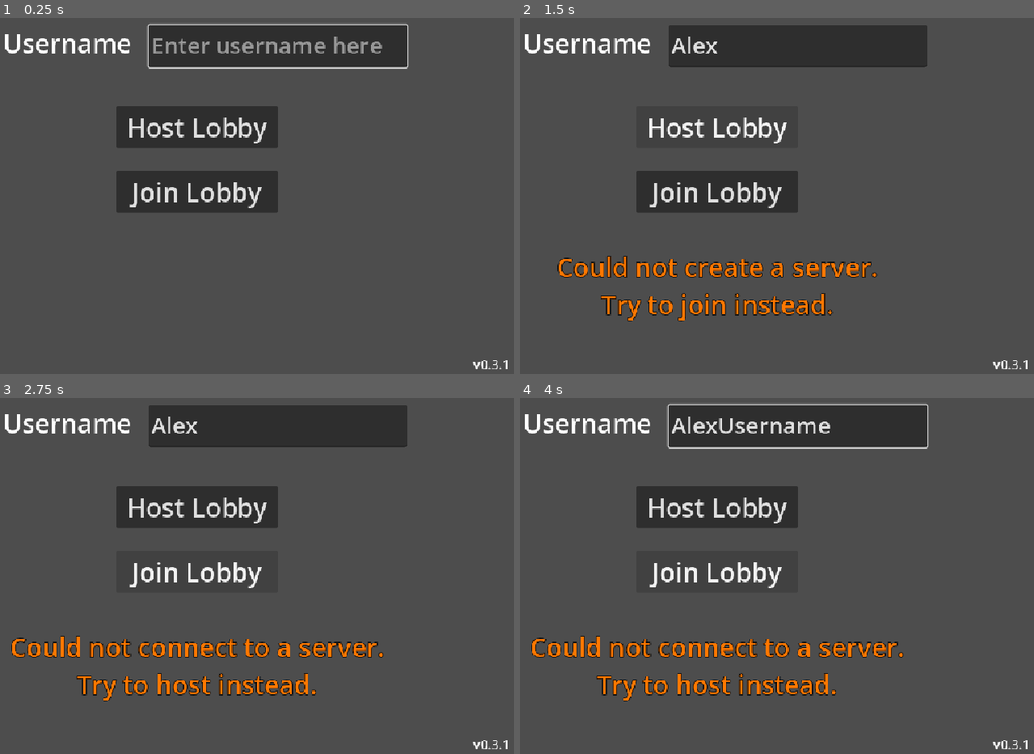
Above: before the commit, frames 1-4 (two rows, left to right).
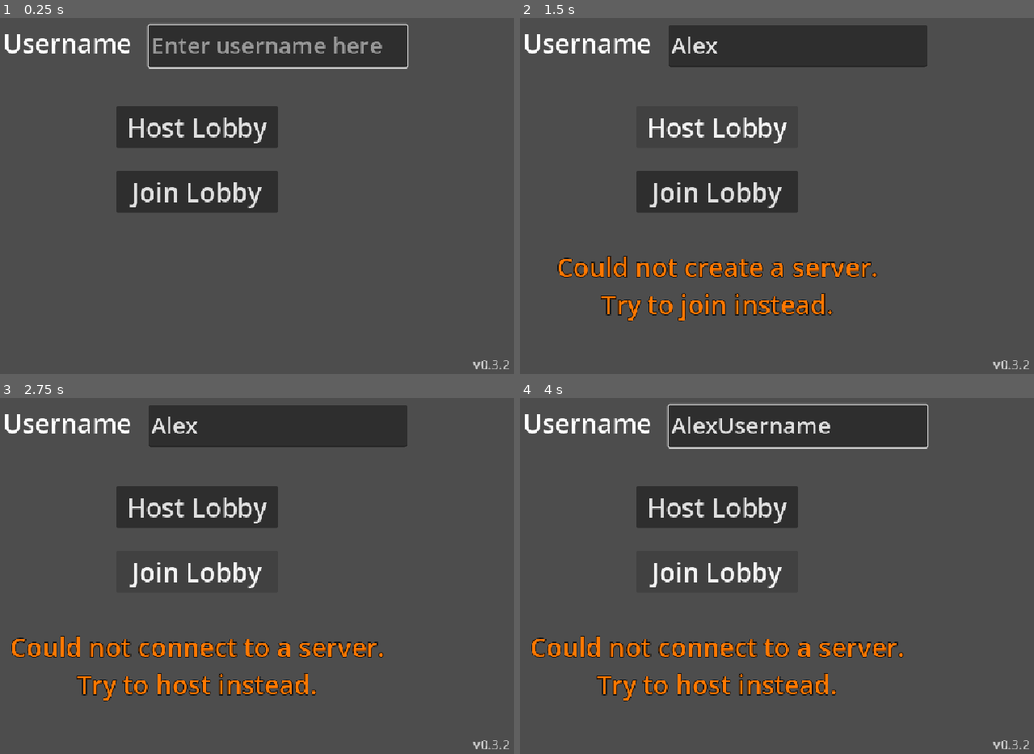
Above: after the commit, the same moments.

Repository: BilgiPasa/chat-app-in-godot
Game: Godot game, scene res://main_scene.tscn
Same seed, same stepped clock (60 frames per second), same inputs: the game is played once before the commit and once after it.
Inputs (mouse positions are in pixels of both pictures, inside the frame that each line leads up to):
- Up to frame 1 (0.25 s): no input
- Up to frame 2 (1.5 s): click (797, 46) at 0.52 s; type "Alex" at 0.6 s; click "Host Lobby" at 1.25 s
- Up to frame 3 (2.75 s): click "Join Lobby" at 2 s
- Up to frame 4 (4 s): hold Tab (tab) from 2.78 s (still down); type "Username" at 3.5 s

The runs differ from the first frame. In frame 1, less than 0.1% of the frame differs, in the area x 91-100%, y 96-99%; in frame 2, less than 0.1%; in frame 3, less than 0.1%; in frame 4, less than 0.1%.

Commit message:
Add and Fix some comments, Add "host or client" label, Change color of version label, Update to version 0.3.2

Diff:
--- a/main_scene.gd
+++ b/main_scene.gd
@@ -15,6 +15,7 @@
 @export var chat_text_edit: TextEdit
 @export var message_text_edit: TextEdit
 @export var send_button: Button
+@export var host_or_client_label: Label
 
 const PORT: int = 9999
 const TEXT_TIMERS_WAIT_SECONDS: float = 0.01
@@ -25,7 +26,7 @@
 const TRYING_TO_CONNECT_TEXT: String = "Trying to connect to the server."
 
 var dots_of_the_text: int = 1 # For the dots_timer
-var lobby_chat: String = "" # This variable is only used by the host.
+var lobby_chat: String = "" # This variable is used by only the host.
 var username: String
 var temp_str: String # For storing texts temporarily
 
@@ -93,6 +94,7 @@
 			return
 
 		multiplayer.multiplayer_peer = peer
+		host_or_client_label.text = "Host"
 		host_button.disabled = true
 		join_button.disabled = true
 		open_chat_menu()
@@ -121,6 +123,7 @@
 			return
 
 		multiplayer.multiplayer_peer = peer
+		host_or_client_label.text = "Client"
 		host_button.disabled = true
 		join_button.disabled = true
 		show_warning_label_with_text(TRYING_TO_CONNECT_TEXT)
@@ -170,19 +173,21 @@
 		send_message_and_reset_text("\n" + username + ": " + message_text_edit.text)
 
 func send_message_and_reset_text(message: String) -> void:
-	send_message.rpc(message)
+	send_message.rpc(message) # Call the send_message function remotely
 	reset_text_timer.start()
 
-@rpc("any_peer", "call_local", "reliable")
+# Add the given message to host's lobby_chat string variable and call the update_chat function with rpc
+@rpc("any_peer", "call_local", "reliable") # "any_peer" means that everyone can call this function remotely with rpc
 func send_message(message: String) -> void:
-	if multiplayer.multiplayer_peer.get_unique_id() == 1: # If the sender is host
+	if multiplayer.multiplayer_peer.get_unique_id() == 1: # If this function is called at host
 		lobby_chat += message
 		update_chat.rpc(lobby_chat)
 
-@rpc("authority", "call_local", "reliable")
+# Update the chat based on host's lobby_chat string variable
+@rpc("authority", "call_local", "reliable") # "authority" means that only the host can call this function with rpc
 func update_chat(chat_string: String) -> void:
 	chat_text_edit.text = chat_string
-	chat_text_edit.scroll_vertical = chat_text_edit.get_line_count()
+	chat_text_edit.scroll_vertical = chat_text_edit.get_line_count() # Automatically scroll the chat to the end
 
 func _on_reset_text_timer_timeout() -> void:
 	reset_text_timer.stop()
--- a/main_scene.tscn
+++ b/main_scene.tscn
@@ -2,7 +2,7 @@
 
 [ext_resource type="Script" uid="uid://dieqc6fxr55eo" path="res://main_scene.gd" id="1_0f027"]
 
-[node name="MainScene" type="Control" unique_id=2032507651 n …(208 unchanged characters)… dit", "message_text_edit", "send_button")]
+[node name="MainScene" type="Control" unique_id=2032507651 n …(208 unchanged characters)… dit", "message_text_edit", "send_button", "host_or_client_label")]
 layout_mode = 3
 anchors_preset = 15
 anchor_right = 1.0
@@ -23,6 +23,7 @@
 chat_text_edit = NodePath("ChatMenu/ChatTextEdit")
 message_text_edit = NodePath("ChatMenu/MessageTextEdit")
 send_button = NodePath("ChatMenu/SendButton")
+host_or_client_label = NodePath("ChatMenu/HostOrClientLabel")
 
 [node name="ResetTextTimer" type="Timer" parent="." unique_id=1753374641]
 
@@ -43,6 +44,7 @@
 offset_bottom = -12.0
 grow_horizontal = 0
 grow_vertical = 0
+theme_override_colors/font_color = Color(0.78431374, 0.78431374, 0.78431374, 1)
 theme_override_font_sizes/font_size = 20
 text = "vA.B"
 
@@ -225,6 +227,20 @@
 theme_override_font_sizes/font_size = 30
 text = "Send"
 
+[node name="HostOrClientLabel" type="Label" parent="ChatMenu" unique_id=645708433]
+layout_mode = 1
+anchors_preset = 2
+anchor_top = 1.0
+anchor_bottom = 1.0
+offset_left = 25.0
+offset_top = -50.0
+offset_right = 173.0
+offset_bottom = -15.0
+grow_vertical = 0
+theme_override_colors/font_color = Color(0.78431374, 0.78431374, 0.78431374, 1)
+theme_override_font_sizes/font_size = 25
+text = "Host / Client"
+
 [connection signal="timeout" from="ResetTextTimer" to="." method="_on_reset_text_timer_timeout"]
 [connection signal="timeout" from="RevertTextTimer" to="." method="_on_revert_text_timer_timeout"]
 [connection signal="timeout" from="DotsTimer" to="." method="_on_dots_timer_timeout"]
--- a/project.godot
+++ b/project.godot
@@ -11,7 +11,7 @@
 [application]
 
 config/name="chat-app-in-godot"
-config/version="0.3.1"
+config/version="0.3.2"
 run/main_scene="uid://b5ntrgrlbmvcd"
 config/features=PackedStringArray("4.7", "Forward Plus")
 config/icon="uid://dsw2vamjsjnfh"
